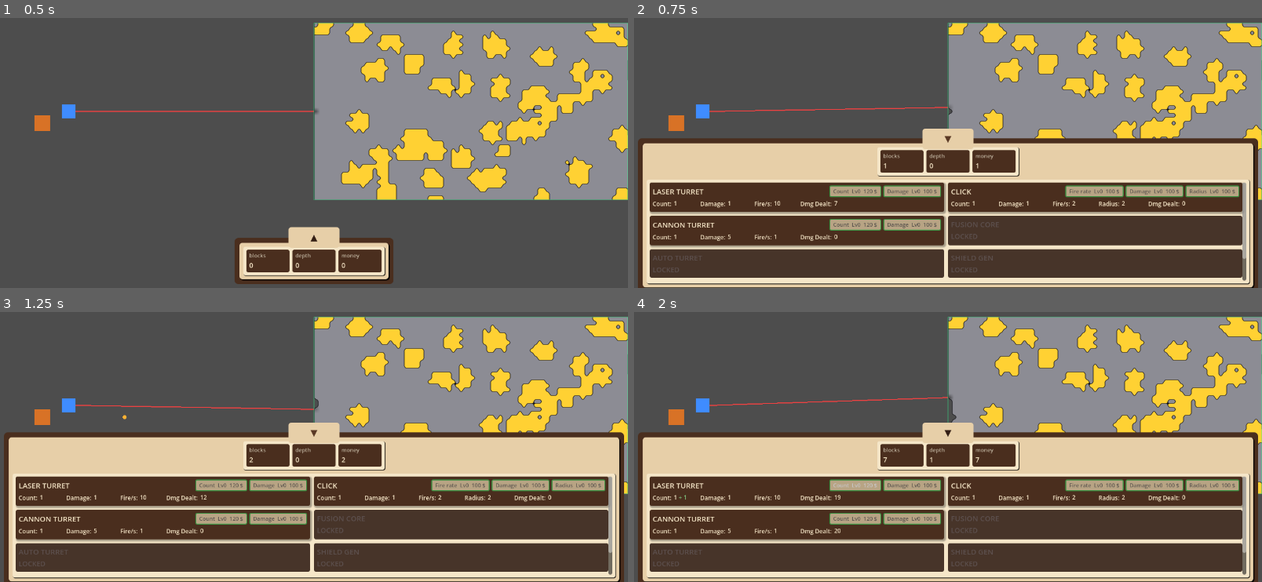
Above: before the commit, frames 1-4 (two rows, left to right).
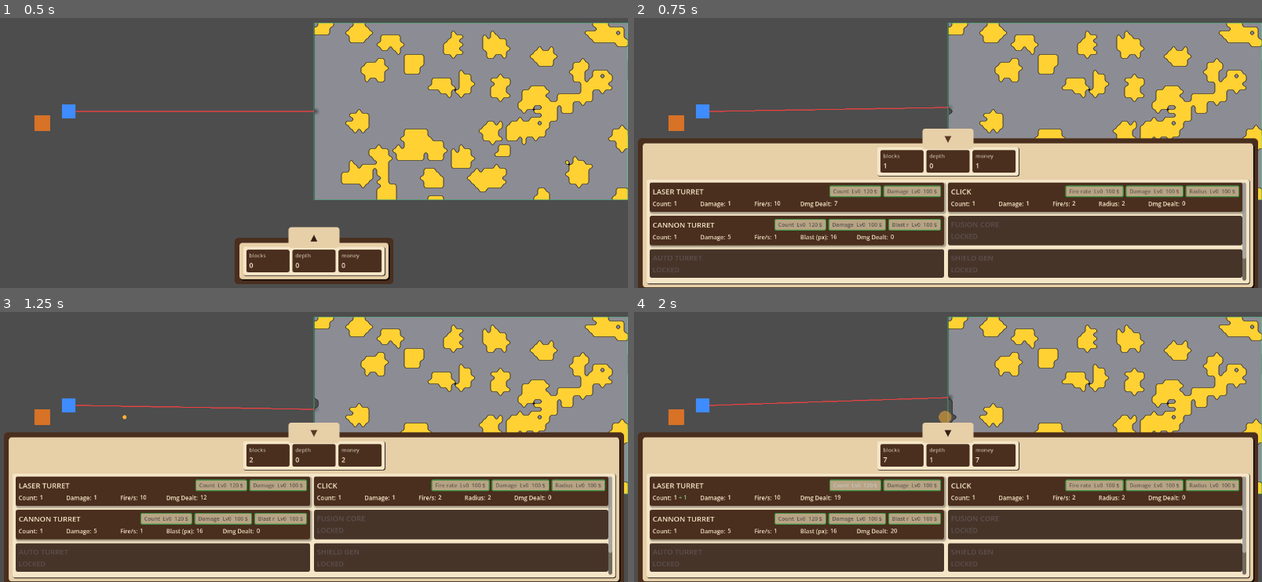
Above: after the commit, the same moments.

Repository: caboyd/blast_game
Game: Godot game, scene res://scenes/Main.tscn
Same seed, same stepped clock (60 frames per second), same inputs: the game is played once before the commit and once after it.
Inputs:
- Up to frame 1 (0.5 s): no input
- Up to frame 2 (0.75 s): click "▲" at 0.5 s
- Up to frame 3 (1.25 s): no input
- Up to frame 4 (2 s): click "Count Lv0 120 $" at 1.25 s

Frame 1 is identical in both runs. In frame 2, 0.6% of the frame differs, in the area x 22-44%, y 74-83%; in frame 3, 0.6%; in frame 4, 0.7%, in the area x 22-51%, y 36-83%.

Commit message:
Added blast radius upgrade for cannon

Diff:
--- /dev/null
+++ b/scripts/projectiles/CannonExplosionFX.gd
@@ -0,0 +1,34 @@
+class_name CannonExplosionFX
+extends Node2D
+## Expanding ring filled with `color`; scales from 0 to `radius_px` world units, then frees itself.
+
+const SEGMENTS := 40
+
+@export var expand_duration_s: float = 0.32
+
+var _fill: Polygon2D
+
+
+static func spawn(parent: Node2D, world_pos: Vector2, radius_px: float, color: Color) -> void:
+	var fx := CannonExplosionFX.new()
+	parent.add_child(fx)
+	fx.global_position = world_pos
+	fx._begin(radius_px, color)
+
+
+func _begin(radius_px: float, color: Color) -> void:
+	z_index = 10
+	_fill = Polygon2D.new()
+	var pts := PackedVector2Array()
+	for i in SEGMENTS:
+		var a := TAU * float(i) / float(SEGMENTS)
+		pts.append(Vector2(cos(a), sin(a)))
+	_fill.polygon = pts
+	_fill.color = Color(color.r, color.g, color.b, 0.88)
+	add_child(_fill)
+	scale = Vector2.ZERO
+	var tw := create_tween().set_parallel(true)
+	tw.tween_property(self, "scale", Vector2(radius_px, radius_px), expand_duration_s)\
+		.set_trans(Tween.TRANS_CUBIC).set_ease(Tween.EASE_OUT)
+	tw.tween_property(_fill, "color:a", 0.0, expand_duration_s)
+	tw.chain().tween_callback(queue_free)
--- a/scripts/projectiles/CannonProjectile.gd
+++ b/scripts/projectiles/CannonProjectile.gd
@@ -1,5 +1,7 @@
 class_name CannonProjectile
 extends Projectile
+
+const _ExplosionFX := preload("res://scripts/projectiles/CannonExplosionFX.gd")
 
 @export var damage: int = 5
 @export var visual_radius_px: float = 4.0
@@ -79,6 +81,9 @@
 	if _conveyor != null:
 		_apply_blast(_conveyor.front_target as DestructibleTarget, hit_world)
 		_apply_blast(_conveyor.next_target as DestructibleTarget, hit_world)
+	var parent := get_parent() as Node2D
+	if parent != null:
+		_ExplosionFX.spawn(parent, hit_world, explosion_radius_px, visual_color)
 	queue_free()
 
 
--- a/scripts/stats/GameStatistics.gd
+++ b/scripts/stats/GameStatistics.gd
@@ -22,6 +22,9 @@
 var laser_turret_damage: int = 1
 ## Per-shot cannon projectile direct blast damage; updated by CannonTurret.
 var cannon_turret_damage: int = 5
+## Cannon shell explosion radius (px); increased by `cannon_blast` upgrade.
+var cannon_explosion_radius_px: float = 16.0
+const CANNON_BLAST_RADIUS_STEP_PX := 4.0
 ## Per-click damage to the destructible grid; updated by upgrades.
 var click_damage: int = 1
 ## Click AoE radius in whole cells (circle in cell space).
@@ -40,6 +43,8 @@
 		set_laser_turret_damage(laser_turret_damage + 1)
 	elif id == &"cannon_shell":
 		set_cannon_turret_damage(cannon_turret_damage + 1)
+	elif id == &"cannon_blast":
+		set_cannon_explosion_radius_px(cannon_explosion_radius_px + CANNON_BLAST_RADIUS_STEP_PX)
 	elif id == &"click_dmg":
 		set_click_damage(click_damage + 1)
 	elif id == &"click_radius":
@@ -61,6 +66,14 @@
 	if cannon_turret_damage == v:
 		return
 	cannon_turret_damage = v
+	stats_changed.emit()
+
+
+func set_cannon_explosion_radius_px(px: float) -> void:
+	var v := maxf(1.0, px)
+	if is_equal_approx(cannon_explosion_radius_px, v):
+		return
+	cannon_explosion_radius_px = v
 	stats_changed.emit()
 
 
--- a/scripts/systems/UpgradeBus.gd
+++ b/scripts/systems/UpgradeBus.gd
@@ -12,6 +12,7 @@
 	&"cannon_count": {"base_cost": 120, "multiplier": 2.0, "max_level": 5},
 	&"cannon_fire_rate": {"base_cost": 100, "multiplier": 2.0, "max_level": 0},
 	&"cannon_shell": {"base_cost": 100, "multiplier": 2.0},
+	&"cannon_blast": {"base_cost": 100, "multiplier": 2.0},
 	&"click_count": {"base_cost": 1, "multiplier": 1.0, "max_level": 0},
 	&"click_fire_rate": {"base_cost": 100, "multiplier": 2.0, "max_level": 59},
 	&"click_dmg": {"base_cost": 100, "multiplier": 2.0},
--- a/scripts/turrets/CannonTurret.gd
+++ b/scripts/turrets/CannonTurret.gd
@@ -28,12 +28,15 @@
 	_spotter.line_width = spotter_line_width
 	UpgradeBus.upgrade_purchased.connect(_on_upgrade_purchased)
 	damage = GameStatistics.cannon_turret_damage
+	explosion_radius_px = GameStatistics.cannon_explosion_radius_px
 	add_child(_spotter)
 
 
 func _on_upgrade_purchased(id: StringName, _new_level: int) -> void:
 	if id == &"cannon_shell":
 		damage = GameStatistics.cannon_turret_damage
+	elif id == &"cannon_blast":
+		explosion_radius_px = GameStatistics.cannon_explosion_radius_px
 
 
 func _process(delta: float) -> void:
--- a/scripts/ui/BottomHUD.gd
+++ b/scripts/ui/BottomHUD.gd
@@ -50,12 +50,14 @@
 			{"id": &"count", "label": "Count"},
 			{"id": &"damage", "label": "Damage"},
 			{"id": &"fire_rate", "label": "Fire/s"},
+			{"id": &"blast", "label": "Blast (px)"},
 			{"id": &"dmg_dealt", "label": "Dmg Dealt"},
 		],
 		"upgrades": [
 			{"id": &"cannon_count", "label": "Count", "target_stat": &"count", "delta": 1},
 			{"id": &"cannon_fire_rate", "label": "Fire rate", "target_stat": &"fire_rate", "delta": 0},
 			{"id": &"cannon_shell", "label": "Damage", "target_stat": &"damage", "delta": 1},
+			{"id": &"cannon_blast", "label": "Blast r", "target_stat": &"blast", "delta": 4},
 		],
 	},
 	{"id": &"stub_fusion", "name": "FUSION CORE", "disabled": true},
@@ -303,6 +305,8 @@
 			match String(stat_id):
 				"damage":
 					return GameStatistics.cannon_turret_damage
+				"blast":
+					return int(round(GameStatistics.cannon_explosion_radius_px))
 				"dmg_dealt":
 					return GameStatistics.damage_to_blocks_cannon_turret
 		"click":
Not shown, added: scripts/projectiles/CannonExplosionFX.gd.uid
